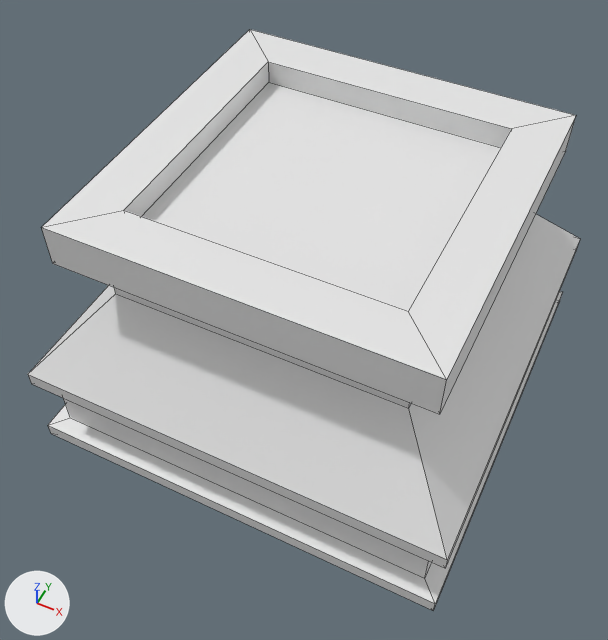
What one commit did to the FBX model Assets/Project/Visuals/Models/Environment/Pot_3.fbx.
One viewpoint serves both versions: a 50 mm lens placed at (0.205, -0.449, 0.682), pointed at (-0.011, -0.016, 0.141). Every picture has the same lights, and +X, +Y and +Z are marked at lower left. Mesh edges are drawn as thin lines. Where no turn or scale is listed for an object, it has been applied to the vertices.

Names of what the first picture shows: 'pot3'.
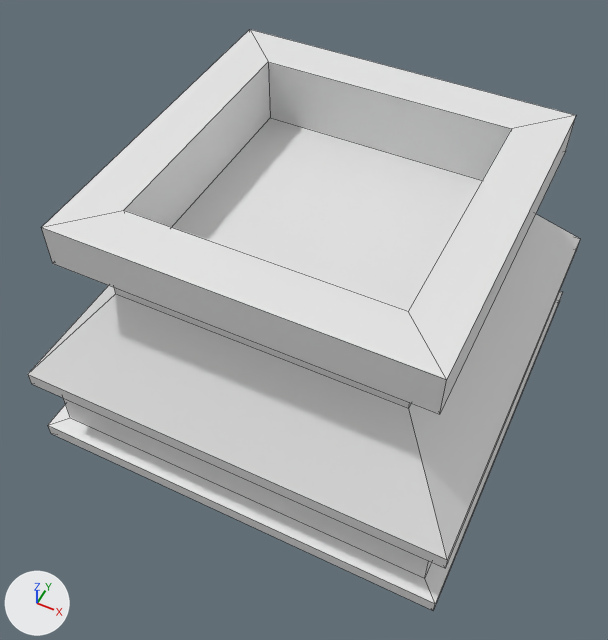
Diff of the bpy script that builds the scene:
```diff
--- a/Assets/Project/Visuals/Models/Environment/Pot_3.fbx.py
+++ b/Assets/Project/Visuals/Models/Environment/Pot_3.fbx.py
@@ me_mesh @@
 me_mesh.from_pydata(...)  # 56 vertices, 53 faces; spans x -0.176..0.176, y -0.176..0.176, z 0.0..0.297
 # used by ob_pot3; location = (0.0, 0.0, 0.0)
 # before: 36 (-0.106, -0.106, 0.278), 37 (-0.106, 0.106, 0.278) at pixel (268, 82), 38 (0.106, 0.106, 0.278), 39 (0.106, -0.106, 0.278)
+# me_mesh part 1
+for i in [*range(36, 40)]: me_mesh.vertices[i].co += Vector((0.0, 0.0, -0.036))
```

Location of each change, (x1, y1, x2, y2) in pixels of the pictures (608 x 640 px; the box of a moved part takes in the faces that stretch with it):
part 1 of me_mesh, moved or reshaped: (124, 62, 511, 311) in both
